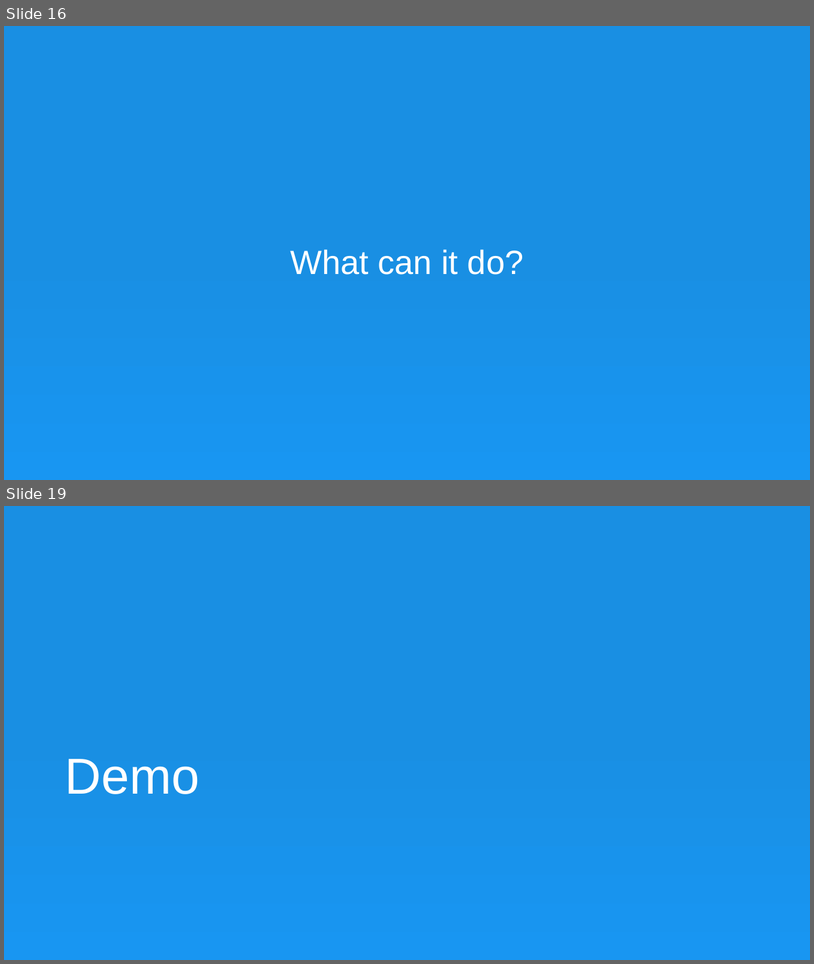
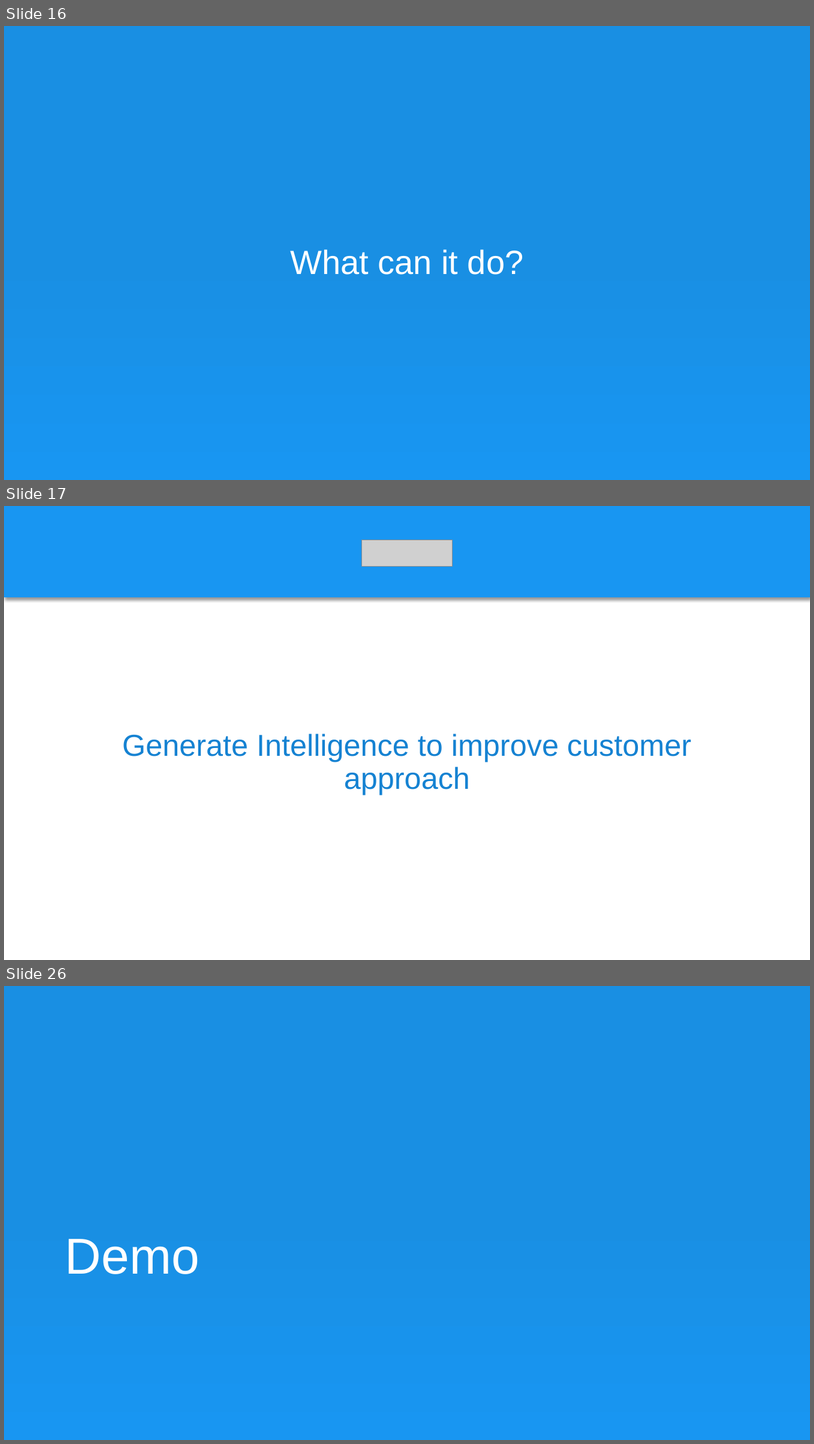
Before and after one commit to hackathon-cyinsurtech/Ali-Zavra, a slide deck: Documentation/advisor.pptx. Shown one above the other, each under a label of ours: slides 16 and 19 before the commit, slides 16, 17 and 26 after it; the slides between them are not shown. The pictures are 814x964 and 814x1444 pixels, drawn with LibreOffice and Linux fonts; fonts in the diff are those of the drawing; grey boxes stand for pictures. Boxes give left, top, right and bottom in pixels: in the first picture for what was removed or moved away, otherwise in the second. Text is boxed around its words. In the diff, an @@ line names an element or a change of style, - is before the commit and + after.

```diff
--- a/Documentation/advisor.pptx
+++ b/Documentation/advisor.pptx
@@ slide 17 added at (x1=4, y1=506, x2=810, y2=960), background #FFFFFF @@
@@ rectangle added at (x1=4, y1=506, x2=810, y2=597), fill #1896F2 @@
@@ picture added at (x1=362, y1=540, x2=452, y2=567) @@
@@ text added at (x1=122, y1=733, x2=692, y2=795), 36 pt, text #1582D2 @@
+Generate Intelligence to improve customer approach
@@ what was slide 19 is now slide 26 @@
```
Also in this commit, not shown: 8 slides changed, 7 other slides added.
